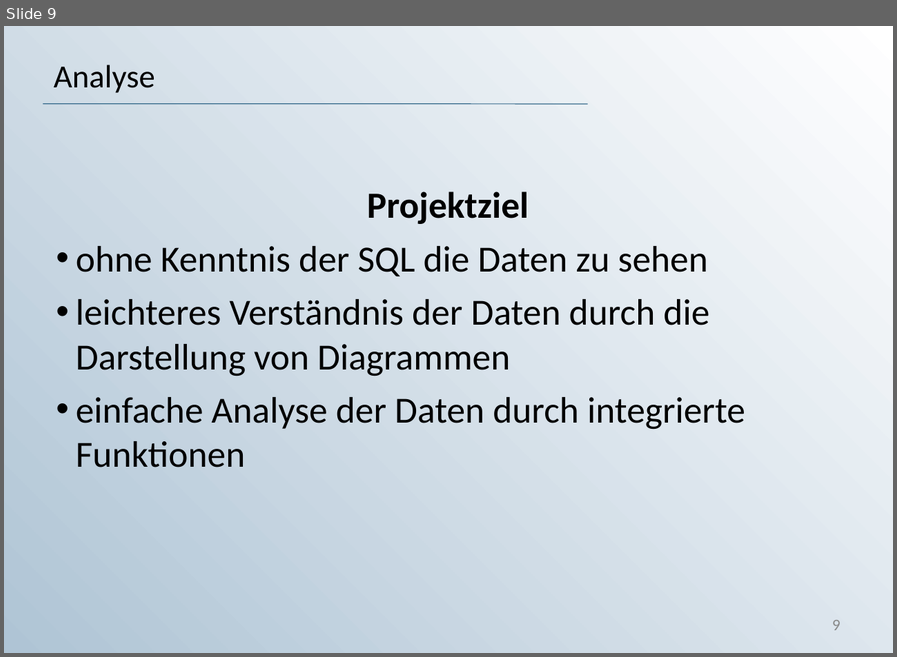
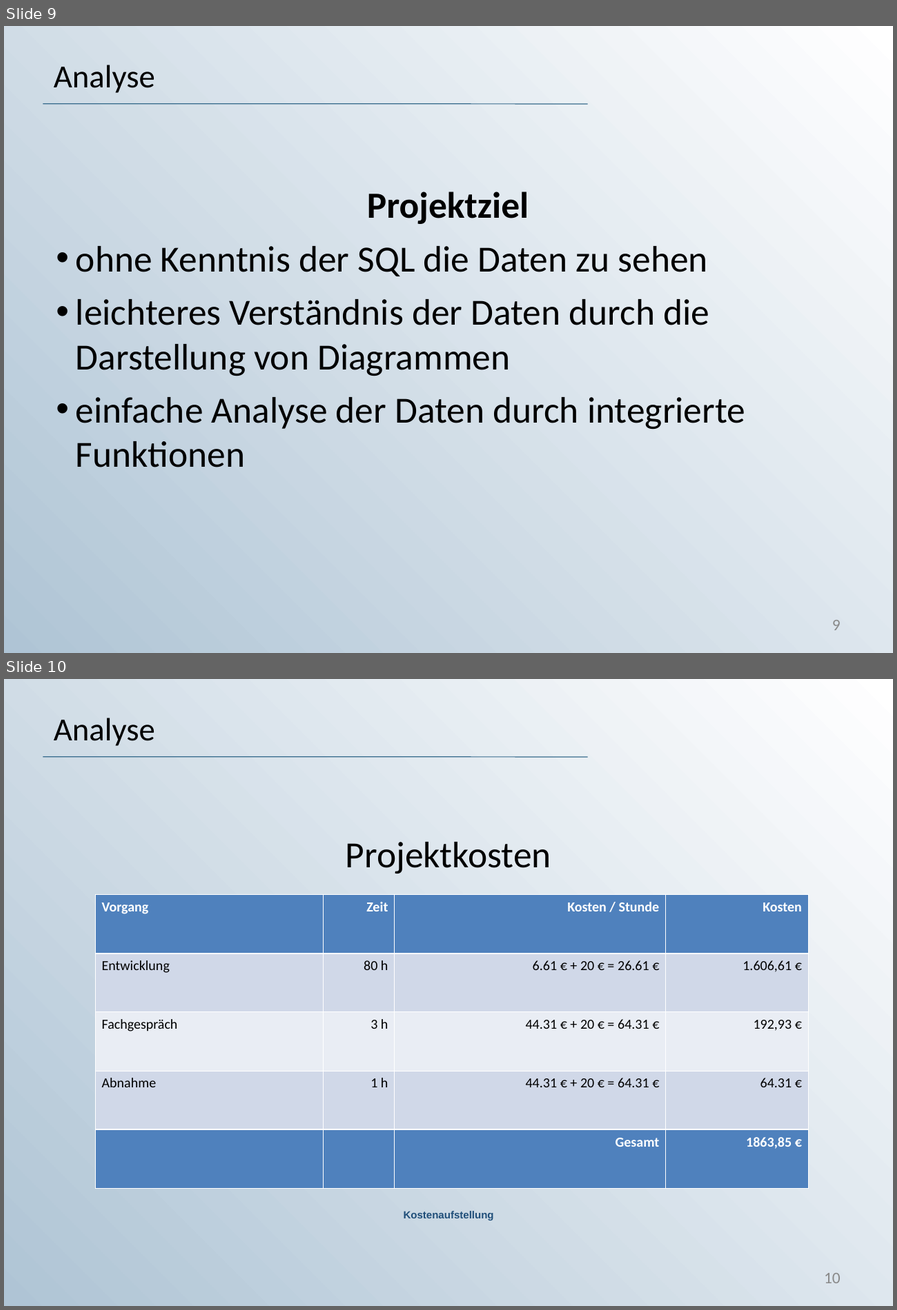
Before and after one commit to KaterinaKirova/Exam-DAVA, a slide deck: Präsentation_DAVA_Prüfung.ppt. Shown one above the other, each under a label of ours: slide 9 before the commit, slides 9 and 10 after it. The pictures are 897x657 and 897x1310 pixels, drawn with LibreOffice and Linux fonts; fonts in the diff are those of the drawing; background and template pictures are left out. Boxes give left, top, right and bottom in pixels: in the first picture for what was removed or moved away, otherwise in the second. Text is boxed around its words. In the diff, an @@ line names an element or a change of style, - is before the commit and + after.

```diff
--- a/Präsentation_DAVA_Prüfung.ppt
+++ b/Präsentation_DAVA_Prüfung.ppt
@@ slide 10 added at <box>4,679,893,1306</box>, background gradient #AFC4D5 to #FFFFFF; not listed: 1 template element that a slide beside it also shows @@
@@ title added at <box>54,718,155,746</box>, 28 pt, text #000000 @@
+Analyse
@@ text added at <box>346,842,551,874</box>, 32 pt, text #000000 @@
+Projektkosten
@@ table added at <box>95,895,808,1188</box>, 5 rows, 4 columns @@
+Vorgang | Zeit | Kosten / Stunde | Kosten
+Entwicklung | 80 h | 6.61 € + 20 € = 26.61 € | 1.606,61 €
+Fachgespräch | 3 h | 44.31 € + 20 € = 64.31 € | 192,93 €
+Abnahme | 1 h | 44.31 € + 20 € = 64.31 € | 64.31 €
+ |  | Gesamt | 1863,85 €
@@ text added at <box>404,1211,494,1221</box>, 9 pt, text #1F4E79, bold @@
+Kostenaufstellung
@@ page number added at <box>824,1273,840,1283</box>, 14 pt, text #898989 @@
+10
```
Also in this commit, not shown: 6 slides changed, 3 slides removed, 2 other files.
